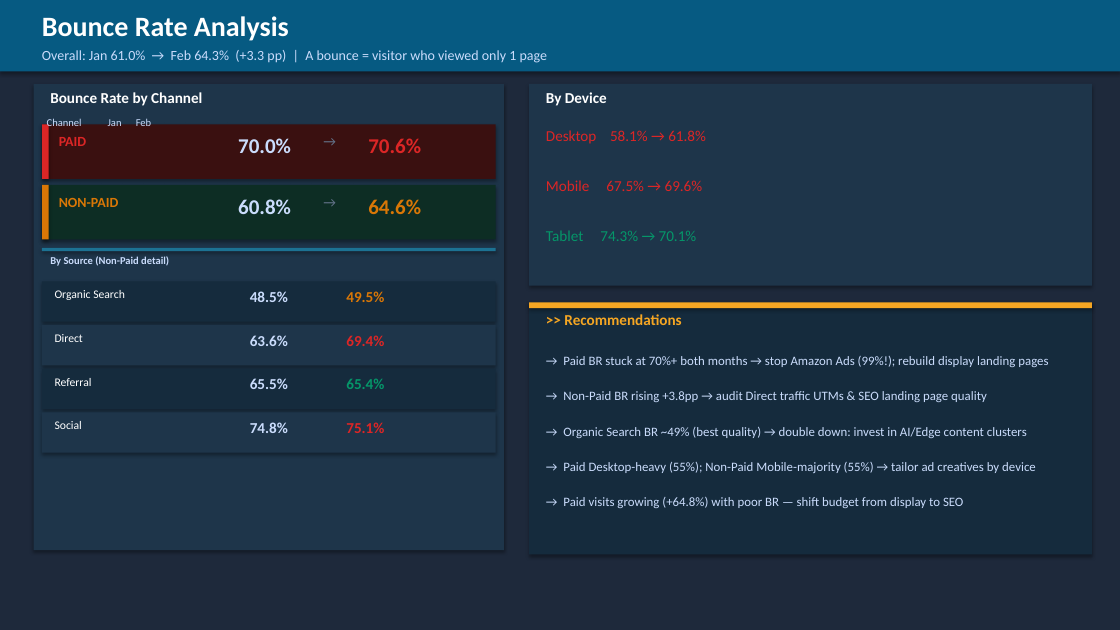
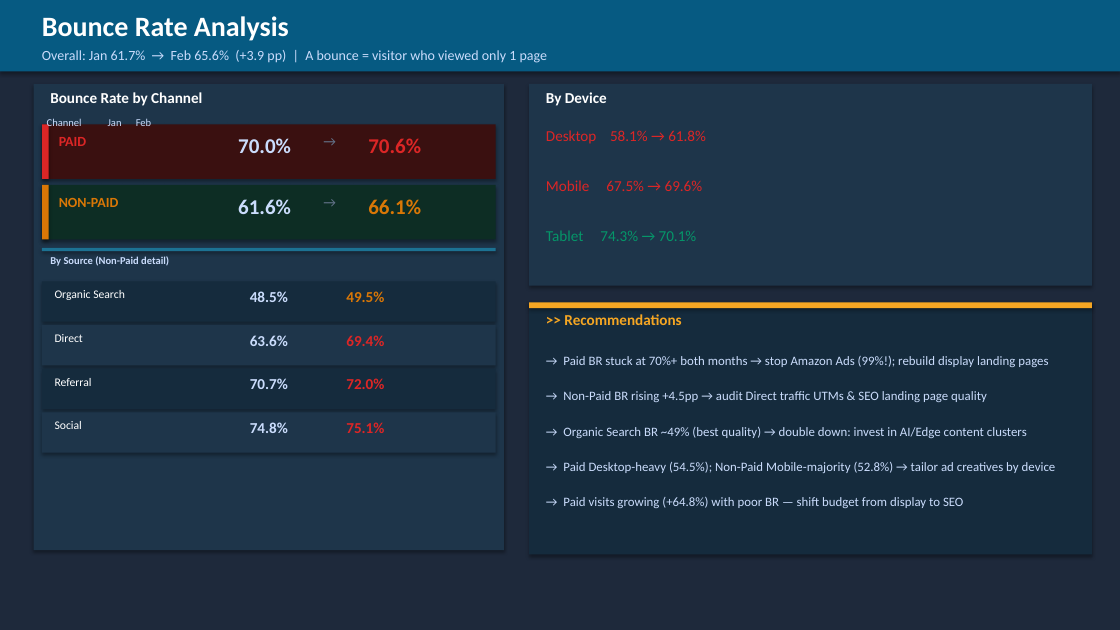
Before and after one commit to durgaguthi/AI, a slide deck: slide 7 of webanalytics/Solidigm_Analytics_Report_JanFeb_FY26.pptx. Drawn at 1120x630 pixels with LibreOffice and Linux fonts; fonts in the diff are those of the drawing. Boxes give left, top, right and bottom in pixels: in the first picture for what was removed or moved away, otherwise in the second. Text is boxed around its words. In the diff, an @@ line names an element or a change of style, - is before the commit and + after.

```diff
--- a/webanalytics/Solidigm_Analytics_Report_JanFeb_FY26.pptx
+++ b/webanalytics/Solidigm_Analytics_Report_JanFeb_FY26.pptx
@@ text at [42, 50, 547, 63]: text changed @@
-Overall: Jan 61.0% → Feb 64.3% (+3.3 pp) | A bounce = visitor who viewed only 1 page
+Overall: Jan 61.7% → Feb 65.6% (+3.9 pp) | A bounce = visitor who viewed only 1 page
@@ text at [238, 199, 291, 214]: text changed @@
-60.8%
+61.6%
@@ text at [368, 199, 421, 214]: text changed @@
-64.6%
+66.1%
@@ text at [250, 378, 288, 389]: text changed @@
-65.5%
+70.7%
@@ text at [346, 378, 384, 389]: text changed; text colour #059669 to #DC2626 @@
-65.4%
+72.0%
@@ text at [563, 391, 987, 402]: text changed @@
-→ Non-Paid BR rising +3.8pp → audit Direct traffic UTMs & SEO landing page quality
+→ Non-Paid BR rising +4.5pp → audit Direct traffic UTMs & SEO landing page quality
@@ text at [563, 462, 1056, 473]: text changed @@
-→ Paid Desktop-heavy (55%); Non-Paid Mobile-majority (55%) → tailor ad creatives by device
+→ Paid Desktop-heavy (54.5%); Non-Paid Mobile-majority (52.8%) → tailor ad creatives by device
```
Also in this commit, not shown: 12 other slides changed, 1 other file.
